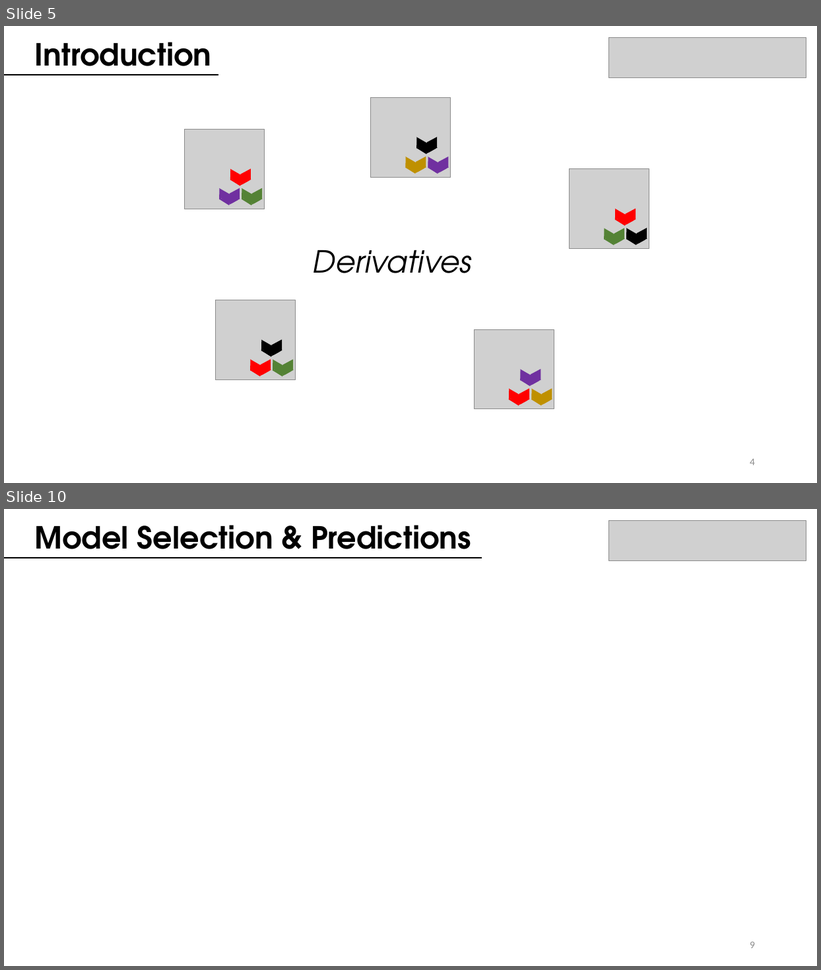
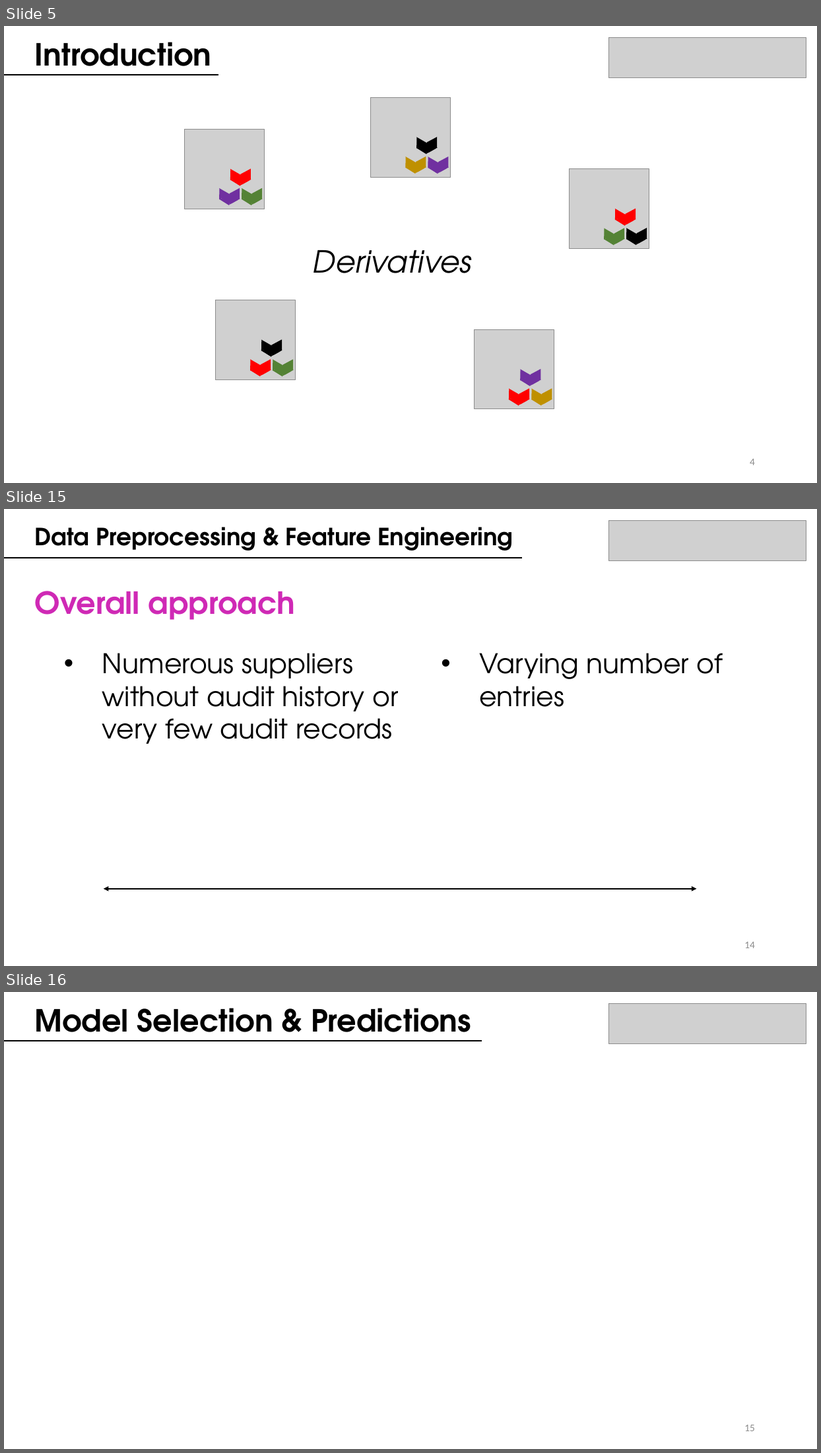
Before and after one commit to juanbeta98/DataScienceStudyCase, a slide deck: BMW ML Case Study.pptx. Shown one above the other, each under a label of ours: slides 5 and 10 before the commit, slides 5, 15 and 16 after it; the slides between them are not shown. The pictures are 821x970 and 821x1453 pixels, drawn with LibreOffice and Linux fonts; fonts in the diff are those of the drawing; grey boxes stand for pictures. Boxes give left, top, right and bottom in pixels: in the first picture for what was removed or moved away, otherwise in the second. Text is boxed around its words. In the diff, an @@ line names an element or a change of style, - is before the commit and + after.

```diff
--- a/BMW ML Case Study.pptx
+++ b/BMW ML Case Study.pptx
@@ slide 15 added at bbox=[4, 509, 817, 966], background #FFFFFF @@
@@ text added at bbox=[35, 527, 513, 551], 28 pt, text #000000, bold @@
+Data Preprocessing & Feature Engineering
@@ picture added at bbox=[609, 521, 806, 561] @@
@@ line added from (4, 557) to (523, 557), #000000 0.5 pt @@
@@ line added from (4, 559) to (523, 559), #000000 0.5 pt @@
@@ text added at bbox=[35, 591, 296, 620], 36 pt, text #CF29B5, bold @@
+Overall approach
@@ text added at bbox=[102, 653, 398, 739], 32 pt, text #000000 @@
+• Numerous suppliers without audit history or very few audit records
@@ text added at bbox=[479, 653, 723, 707], 32 pt, text #000000 @@
+• Varying number of entries
@@ double arrow added from (104, 889) to (697, 889), #000000 1.5 pt @@
@@ page number added at bbox=[745, 942, 755, 949], 12 pt, text #8C8C8C @@
+14
@@ what was slide 10 is now slide 16 @@
@@ page number at bbox=[745, 1425, 755, 1432]: text changed @@
-9
+15
```
Also in this commit, not shown: 3 slides changed, 6 other slides added, 1 slide removed, 2 other files.
